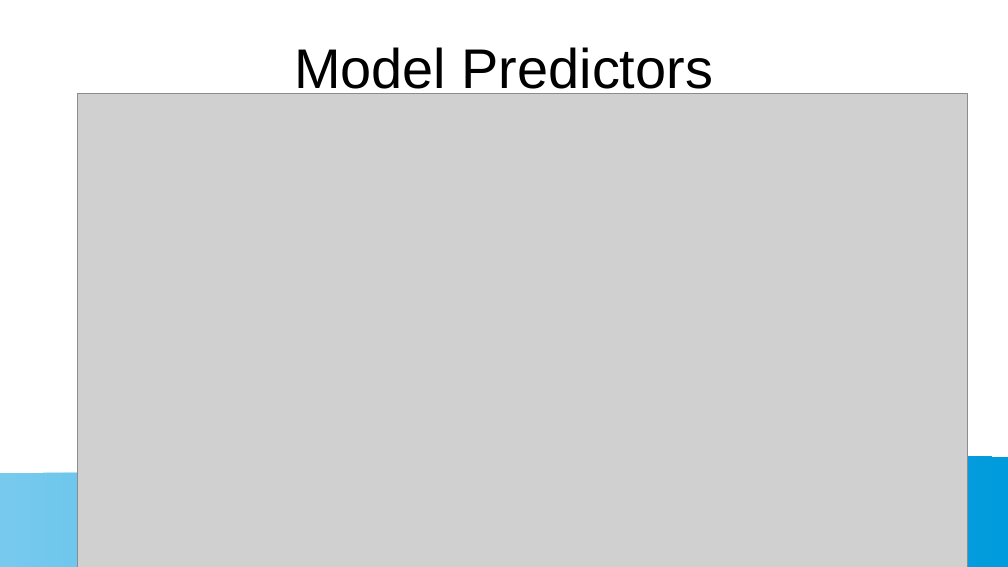
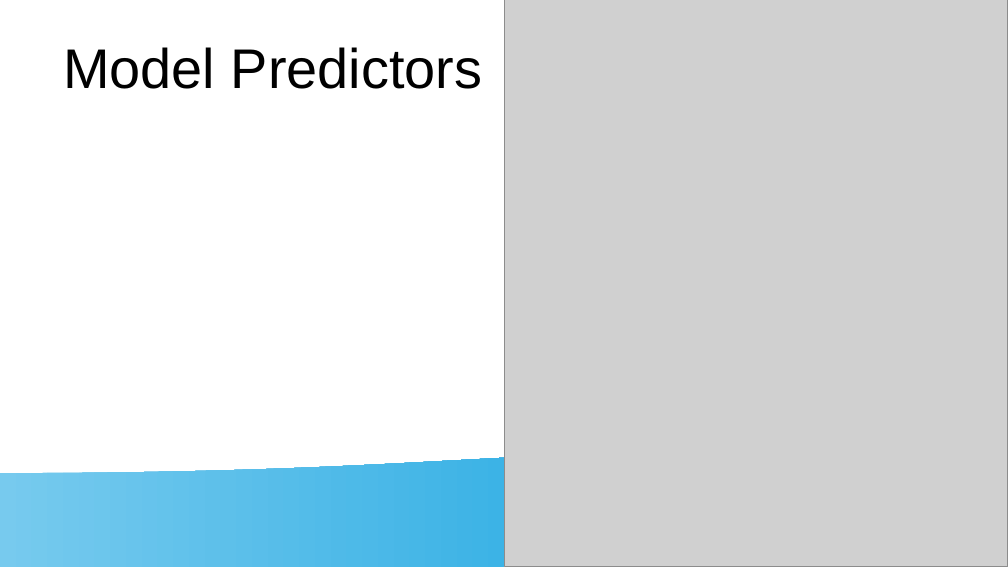
Before and after one commit to sbowler/project-one, a slide deck: slide 10 of presentations/project1_presentation.pptx. Drawn at 1008x567 pixels with LibreOffice and Linux fonts; fonts in the diff are those of the drawing; grey boxes stand for pictures. Boxes give left, top, right and bottom in pixels: in the first picture for what was removed or moved away, otherwise in the second. Text is boxed around its words. In the diff, an @@ line names an element or a change of style, - is before the commit and + after.

```diff
--- a/presentations/project1_presentation.pptx
+++ b/presentations/project1_presentation.pptx
@@ picture added at (504, 0, 1008, 567) @@
@@ title "Model Predictors" rewrapped from (294, 47, 713, 97) to (63, 47, 482, 89) @@
@@ picture removed at (77, 93, 968, 567) @@
```
Also in this commit, not shown: 6 other slides changed, 1 other file.
